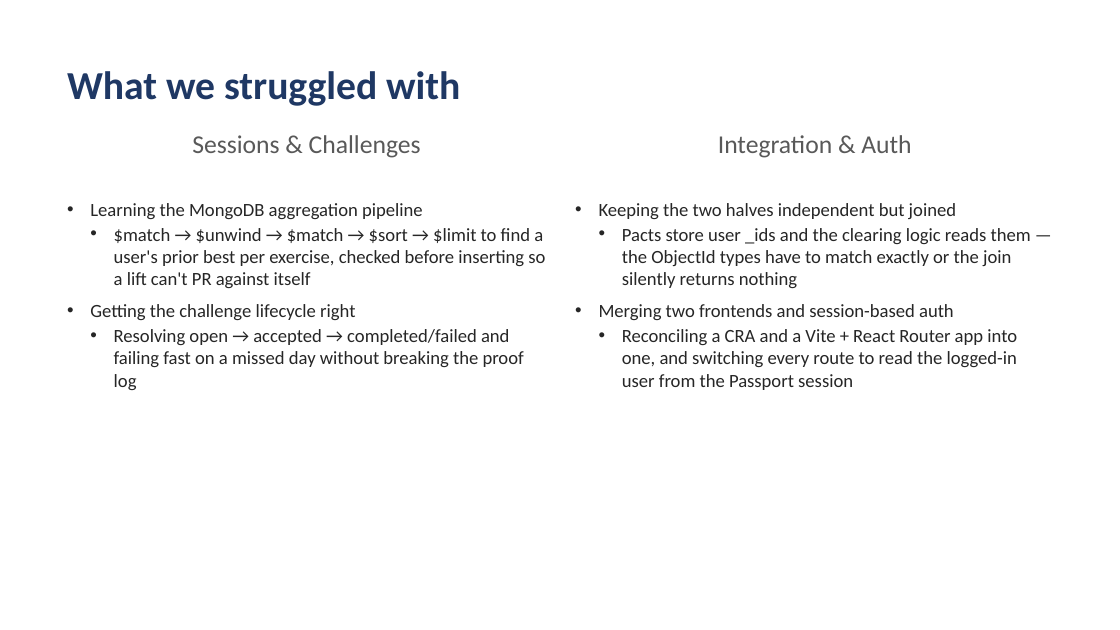
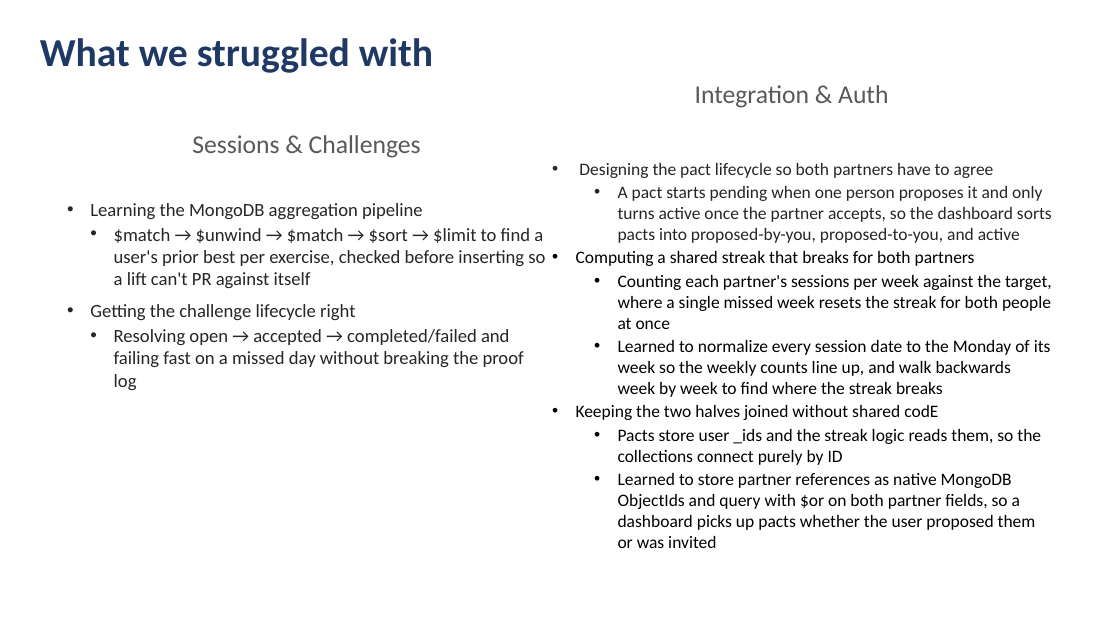
Before and after one commit to nipunjay10/Spot, a slide deck: slide 5 of submission materials/Spot-Project3-Slidedeck.pptx. Drawn at 1120x630 pixels with LibreOffice and Linux fonts; fonts in the diff are those of the drawing. Boxes give left, top, right and bottom in pixels: in the first picture for what was removed or moved away, otherwise in the second. Text is boxed around its words. In the diff, an @@ line names an element or a change of style, - is before the commit and + after.

Commit message:
Expand slide 5 with pact lifecycle and shared streak details

```diff
--- a/submission materials/Spot-Project3-Slidedeck.pptx
+++ b/submission materials/Spot-Project3-Slidedeck.pptx
@@ text "What we struggled with" moved from (x1=67, y1=71, x2=460, y2=106) to (x1=40, y1=38, x2=433, y2=73) @@
@@ text "Integration & Auth" moved from (x1=718, y1=135, x2=911, y2=158) to (x1=695, y1=85, x2=888, y2=108) @@
@@ text at (x1=576, y1=163, x2=1052, y2=548): text changed; size 16 to 15 pt; text colour #262626 to #000000 @@
-• Keeping the two halves independent but joined
-  • Pacts store user _ids and the clearing logic reads them — the ObjectId types have to match exactly or the join silently returns nothing
-• Merging two frontends and session-based auth
-  • Reconciling a CRA and a Vite + React Router app into one, and switching every route to read the logged-in user from the Passport session
+• Designing the pact lifecycle so both partners have to agree
+  • A pact starts pending when one person proposes it and only turns active once the partner accepts, so the dashboard sorts pacts into proposed-by-you, proposed-to-you, and active
+• Computing a shared streak that breaks for both partners
+  • Counting each partner's sessions per week against the target, where a single missed week resets the streak for both people at once
+  • Learned to normalize every session date to the Monday of its week so the weekly counts line up, and walk backwards week by week to find where the streak breaks
+• Keeping the two halves joined without shared codE
+  • Pacts store user _ids and the streak logic reads them, so the collections connect purely by ID
+  • Learned to store partner references as native MongoDB ObjectIds and query with $or on both partner fields, so a dashboard picks up pacts whether the user proposed them or was invited
```
